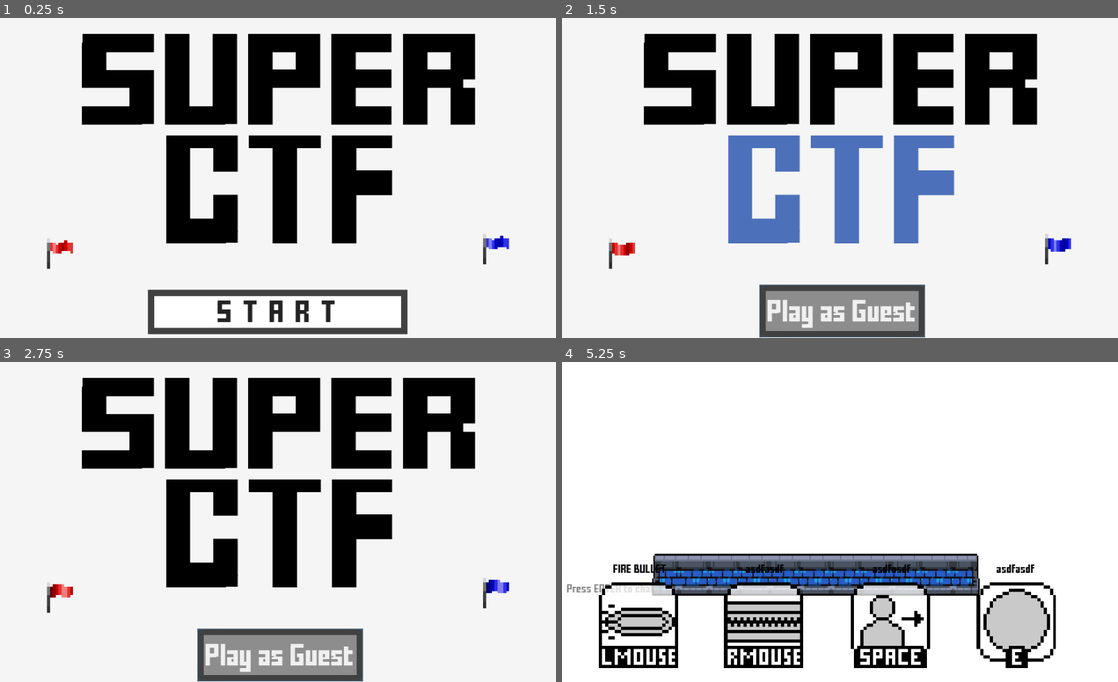
Above: before the commit, frames 1-4 (two rows, left to right).
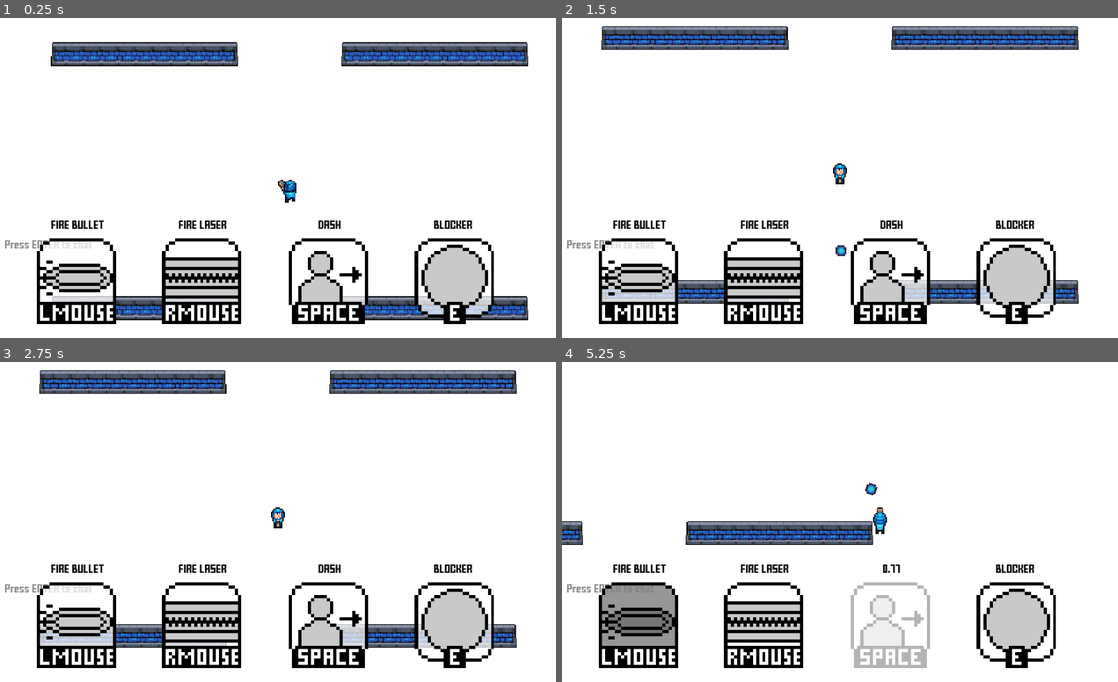
Above: after the commit, the same moments.

Repository: MarshallJDem/SuperCTF
Game: Godot game, scene res://TitleScreen.tscn
The game is run twice, just before and just after one commit, with the same random seed, the same clock (stepped at 60 frames per second) and the same inputs. Sound files missing from this copy of the repository are replaced by a short silence.
Inputs (mouse positions are in pixels of both pictures, inside the frame that each line leads up to):
- Up to frame 1 (0.25 s): no input
- Up to frame 2 (1.5 s): click (840, 312) at 0.5 s, where only the run before the commit has a clickable "START"; click (840, 312) at 1.25 s, where only the run before the commit has a clickable "Play as Guest"
- Up to frame 3 (2.75 s): click (278, 656) at 2 s, where only the run before the commit has a clickable "Play as Guest"
- Up to frame 4 (5.25 s): tap Enter at 2.75, 2.85 s; move the mouse to (962, 506) at 2.77 s; hold D 2.78-3.53 s; click (962, 506) at 2.92 s; tap Space at 3.02, 3.77, 5 s; move the mouse to (728, 538) at 3.52 s; hold S 3.53-4.25 s; tap 2 at 3.6 s; click (728, 538) at 3.67 s; click (656, 589) at 4.27 s; type "12" at 4.35 s; move the mouse to (895, 451) at 5.02 s; hold D from 5.03 s (still down); tap 3 at 5.1 s; click (895, 451) at 5.17 s

The runs differ from the first frame. In frame 1, 38% of the frame differs, in the area x 0-95%, y 4-99%; in frame 2, 39%, in the area x 0-93%, y 2-100%; in frame 3, 38%; in frame 4, 14%.
Error after the commit: Invalid get index '0' (on base: 'Dictionary'). (res://GameContent/LineEdit.gd:46)

Commit message:
Added the new Godot 3.2 build for linux server, and testing .gitignore file

Diff:
--- a/GameContent/Player.gd
+++ b/GameContent/Player.gd
@@ -352,10 +352,9 @@
 	var pos = get_global_mouse_position();
 	var dist = pos - position;
 	var angle = get_vector_angle(dist);
-	var adjustedAngle = PI + ((2 * PI) - angle) + PI/8;
-	if adjustedAngle > 2 * PI:
-		adjustedAngle = adjustedAngle - (2 * PI);
-	var frame = int(8 * (adjustedAngle) / (2 * PI)) % 8;
+	var adjustedAngle = -1 * (angle + (PI/8));
+	var octant = (adjustedAngle / (2 * PI)) * 8
+	var frame = int((octant + 9) + 4) % 8;
 	frame += animation_set_frame * $Sprite_Top.hframes;
 	if frame != $Sprite_Top.frame: # If it changed since last time
 		set_look_direction(frame);
--- a/Globals.gd
+++ b/Globals.gd
@@ -24,7 +24,7 @@
 # Whether or not lasers should destroy bullets
 var lasers_destroy_bullets = true;
 # Whether to run in testing mode (for development uses)
-var testing = false;
+var testing = true;
 var forcefield_cooldown = 3;
 
 
Not shown, added: .gitignore
Not shown, added: Linux_Export/Linux_Server_3.2
